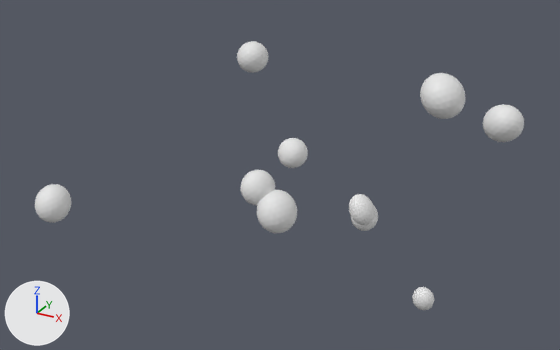
An edit to the OBJ model data/radials/radial_18/radial.obj, drawn before and after from the same camera.
Rendered twice from a 50 mm camera at (0.984, -1.831, 0.975) aimed at (-0.015, -0.014, 0.067). The axes (+X, +Y, +Z) are drawn at lower left. The lights are the same throughout. The picture after the commit comes second. Where no turn or scale is listed for an object, it has been applied to the vertices.

The first picture shows 'radial'.
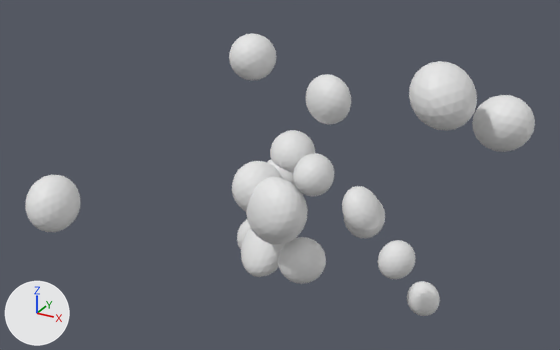
The change, as a list of edits to the scene's bpy script:
```text
Change me_radial:
    remove me_radial.from_pydata(...)  # 1620 vertices, 3200 faces; spans x -0.61..0.622, y -0.433..0.355, z -0.473..0.431
    add me_radial.from_pydata(...)  # 2916 vertices, 5760 faces; spans x -0.635..0.649, y -0.46..0.372, z -0.492..0.459
    me_radial part 1: the loose piece of 162 vertices spanning x -0.077..0.042, y -0.092..0.037, z -0.109..0.017 is scaled about its middle by 1.5
    me_radial part 2: the loose piece of 162 vertices spanning x 0.514..0.622, y 0.095..0.203, z 0.225..0.328 is scaled about its middle by 1.5
    me_radial part 3: the loose piece of 162 vertices spanning x -0.134..-0.037, y -0.073..0.031, z -0.038..0.067 is scaled about its middle by 1.5
    me_radial part 4: the loose piece of 162 vertices spanning x 0.388..0.5, y -0.065..0.059, z 0.32..0.431 is scaled about its middle by 1.5
    me_radial part 5: the loose piece of 162 vertices spanning x -0.092..0.002, y 0.076..0.167, z 0.036..0.128 is scaled about its middle by 1.5
    me_radial part 6: the loose piece of 162 vertices spanning x 0.306..0.379, y 0.285..0.355, z -0.473..-0.393 is scaled about its middle by 1.5
    me_radial part 7: the loose piece of 162 vertices spanning x -0.321..-0.22, y 0.216..0.321, z 0.269..0.369 is scaled about its middle by 1.5
    me_radial part 8: the loose piece of 162 vertices spanning x 0.091..0.18, y 0.231..0.328, z -0.207..-0.111 is scaled about its middle by 1.5
    me_radial part 9: the loose piece of 162 vertices spanning x 0.19..0.265, y -0.011..0.069, z -0.05..0.037 is scaled about its middle by 1.5
    me_radial part 10: the loose piece of 162 vertices spanning x -0.61..-0.509, y -0.433..-0.323, z -0.05..0.055 is scaled about its middle by 1.5
    me_radial part 11: the loose piece of 162 vertices spanning x -0.134..-0.037, y -0.073..0.031, z -0.038..0.067 is copied, and the copy is multiplied about its middle by the matrix ((-1.557, 0.823, -0.092), (1.059, 1.418, -0.082), (0.141, 0.619, -1.461)), then moved by (-0.032, 0.097, -0.253); it spans x -0.201..-0.034, y -0.017..0.17, z -0.321..-0.155
    me_radial part 12: the loose piece of 162 vertices spanning x -0.092..0.002, y 0.076..0.167, z 0.036..0.128 is copied, and the copy is multiplied about its middle by the matrix ((-0.326, -0.634, -1.07), (0.375, -1.217, 0.599), (-1.265, -0.244, 0.49)), then moved by (0.105, -0.065, -0.026); it spans x 0.0..0.12, y -0.007..0.121, z -0.008..0.119
    me_radial part 13: the loose piece of 162 vertices spanning x -0.077..0.042, y -0.092..0.037, z -0.109..0.017 is copied, and the copy is multiplied about its middle by the matrix ((-0.294, 1.005, -0.44), (0.124, -0.176, -1.001), (-1.191, -0.315, -0.16)), then moved by (0.064, 0.042, -0.169); it spans x -0.024..0.116, y -0.051..0.08, z -0.289..-0.142
    me_radial part 14: the loose piece of 162 vertices spanning x -0.092..0.002, y 0.076..0.167, z 0.036..0.128 is copied, and the copy is multiplied about its middle by the matrix ((1.364, -0.252, -0.735), (-0.283, 1.281, -0.482), (0.806, 0.563, 1.24)), then moved by (0.115, 0.0, 0.19); it spans x -0.004..0.143, y 0.059..0.185, z 0.198..0.345
    me_radial part 15: the loose piece of 162 vertices spanning x -0.092..0.002, y 0.076..0.167, z 0.036..0.128 is copied, and the copy is multiplied about its middle by the matrix ((1.205, 0.448, -0.403), (0.798, -0.892, 0.699), (-0.033, -0.943, -1.326)), then moved by (-0.142, 0.021, -0.336); it spans x -0.249..-0.126, y 0.079..0.206, z -0.33..-0.179
    me_radial part 16: the loose piece of 162 vertices spanning x -0.077..0.042, y -0.092..0.037, z -0.109..0.017 is copied, and the copy is multiplied about its middle by the matrix ((-0.8, -0.15, -1.266), (0.934, 0.526, -0.309), (0.862, -1.085, -0.283)), then moved by (0.017, -0.043, 0.032); it spans x -0.091..0.089, y -0.139..-0.002, z -0.103..0.075
    me_radial part 17: the loose piece of 162 vertices spanning x -0.092..0.002, y 0.076..0.167, z 0.036..0.128 is copied, and the copy is multiplied about its middle by the matrix ((-0.487, 0.617, 1.168), (0.535, 1.143, -0.256), (-0.866, 0.206, -0.799)), then moved by (-0.014, -0.027, -0.069); it spans x -0.125..0.006, y 0.037..0.153, z -0.043..0.069
    me_radial part 18: the loose piece of 162 vertices spanning x 0.19..0.265, y -0.011..0.069, z -0.05..0.037 is copied, and the copy is multiplied about its middle by the matrix ((-0.949, -0.946, -0.054), (0.673, -0.665, 0.949), (-0.656, 0.672, 0.842)), then moved by (0.117, -0.009, -0.128); it spans x 0.294..0.395, y -0.029..0.07, z -0.19..-0.078
```

Location of each change, (x1, y1, x2, y2) in pixels of the pictures (560 x 350 px; the box of a moved part takes in the faces that stretch with it):
'radial', reshaped
    before: (35, 41, 524, 310)
    after: (25, 33, 535, 316)
part 1 of me_radial, moved or reshaped
    before: (256, 190, 297, 233)
    after: (246, 181, 308, 244)
part 2 of me_radial, moved or reshaped
    before: (483, 104, 524, 142)
    after: (472, 95, 535, 152)
part 3 of me_radial, moved or reshaped
    before: (241, 170, 275, 205)
    after: (232, 161, 283, 211)
part 4 of me_radial, moved or reshaped
    before: (420, 73, 465, 119)
    after: (409, 61, 477, 130)
part 5 of me_radial, moved or reshaped
    before: (278, 138, 308, 168)
    after: (270, 130, 315, 173)
part 6 of me_radial, moved or reshaped
    before: (412, 287, 434, 310)
    after: (407, 281, 440, 316)
part 7 of me_radial, moved or reshaped
    before: (237, 41, 268, 73)
    after: (229, 33, 276, 80)
part 8 of me_radial, moved or reshaped
    before: (351, 206, 378, 231)
    after: (344, 200, 385, 238)
part 9 of me_radial, moved or reshaped
    before: (349, 194, 375, 225)
    after: (342, 186, 381, 233)
part 10 of me_radial, moved or reshaped
    before: (35, 184, 71, 223)
    after: (25, 175, 80, 232)
part 11 of me_radial, added
    after: (241, 228, 286, 277)
part 12 of me_radial, added
    after: (293, 153, 334, 197)
part 13 of me_radial, added
    after: (278, 237, 326, 284)
part 14 of me_radial, added
    after: (305, 74, 351, 124)
part 15 of me_radial, added (mostly hidden)
    after: (237, 219, 250, 249)
part 16 of me_radial, added
    after: (248, 177, 302, 240)
part 17 of me_radial, added (mostly hidden)
    after: (267, 160, 296, 186)
part 18 of me_radial, added
    after: (378, 240, 416, 279)
